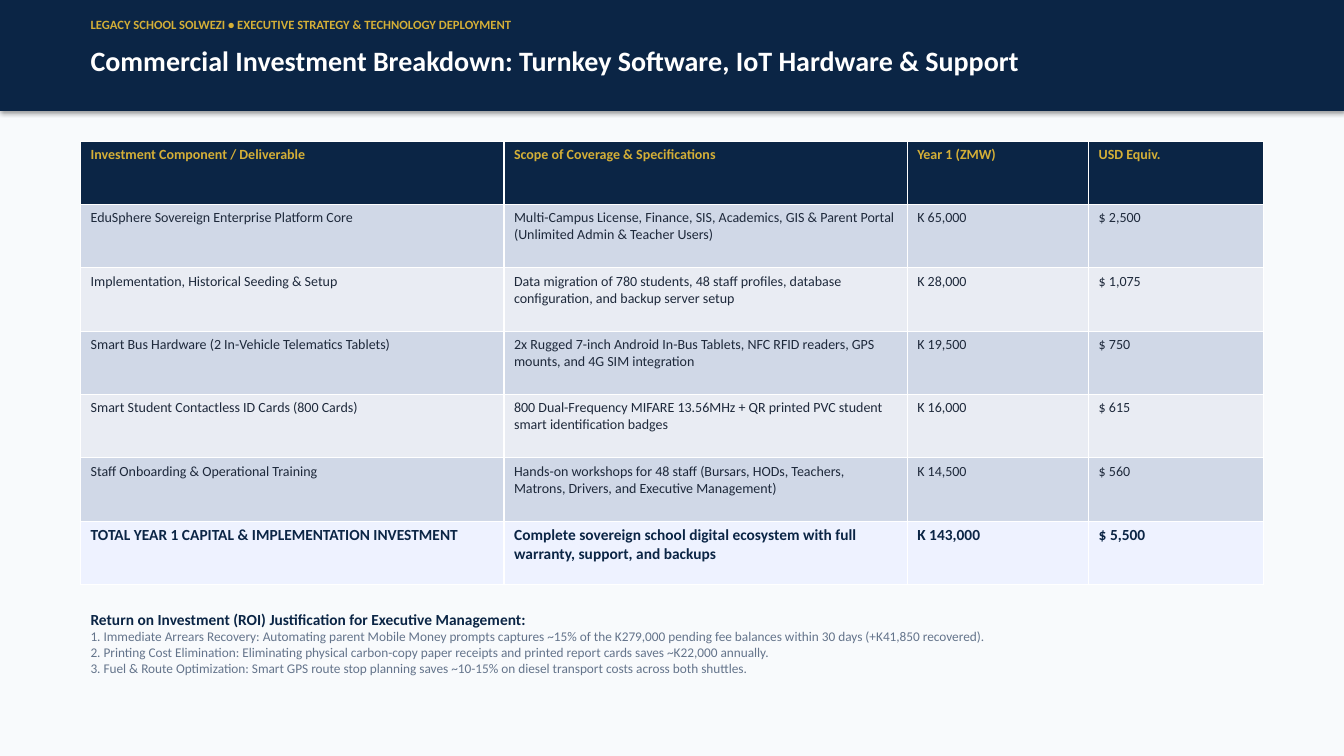
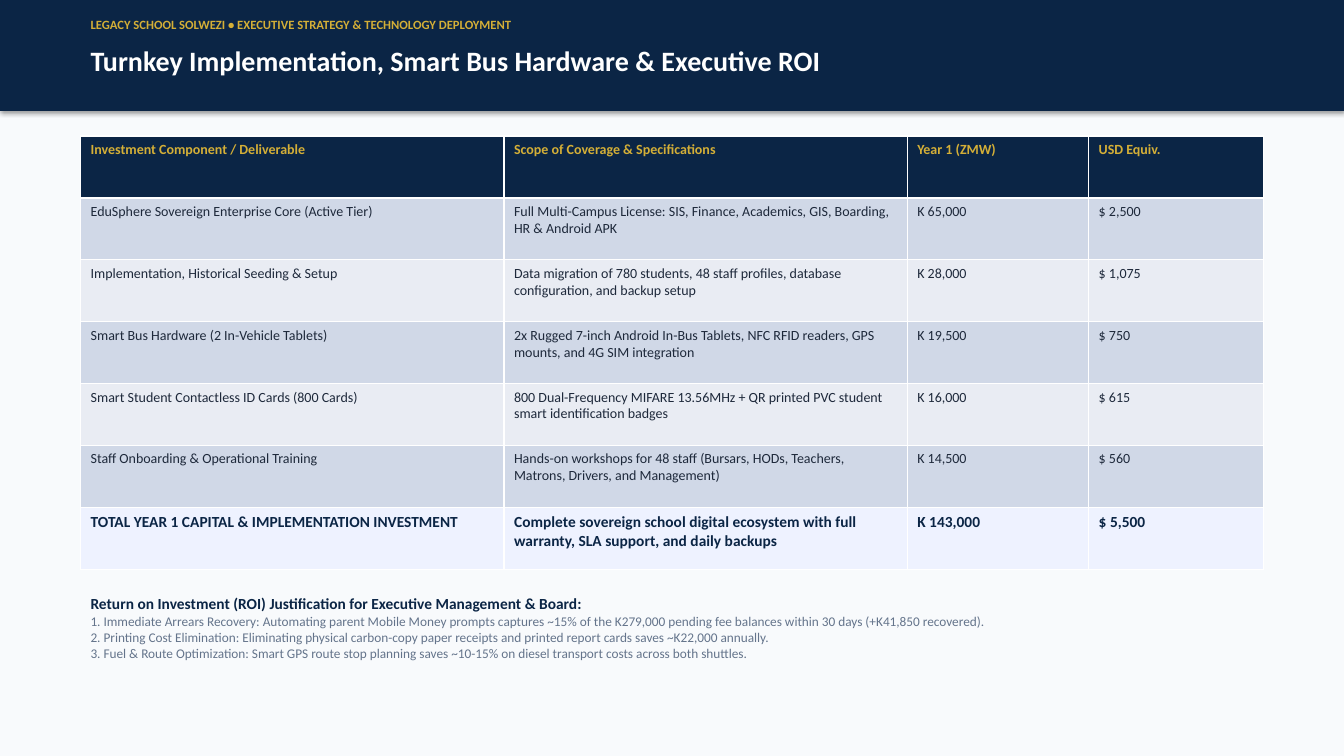
Before and after one commit to LawrenceMukombo/edusphere, a slide deck: slide 14 of Legacy_School_EduSphere_Executive_Presentation.pptx (slide 13 before the commit). Drawn at 1344x756 pixels with LibreOffice and Linux fonts; fonts in the diff are those of the drawing. Boxes give left, top, right and bottom in pixels: in the first picture for what was removed or moved away, otherwise in the second. Text is boxed around its words. In the diff, an @@ line names an element or a change of style, - is before the commit and + after.

Commit message:
feat(licensing): align subscription tiers, features, and pricing with Settings page and embed in 16-slide PowerPoint presentation deck

```diff
--- a/Legacy_School_EduSphere_Executive_Presentation.pptx
+++ b/Legacy_School_EduSphere_Executive_Presentation.pptx
@@ text at [91, 51, 820, 76]: text changed @@
-Commercial Investment Breakdown: Turnkey Software, IoT Hardware & Support
+Turnkey Implementation, Smart Bus Hardware & Executive ROI
@@ table at [81, 136, 1263, 570] @@
-row 2, column 1: EduSphere Sovereign Enterprise Platform Core
+row 2, column 1: EduSphere Sovereign Enterprise Core (Active Tier)
-row 2, column 2: Multi-Campus License, Finance, SIS, Academics, GIS & Parent Portal (Unlimited Admin & Teacher Users)
+row 2, column 2: Full Multi-Campus License: SIS, Finance, Academics, GIS, Boarding, HR & Android APK
-row 3, column 2: Data migration of 780 students, 48 staff profiles, database configuration, and backup server setup
+row 3, column 2: Data migration of 780 students, 48 staff profiles, database configuration, and backup setup
-row 4, column 1: Smart Bus Hardware (2 In-Vehicle Telematics Tablets)
+row 4, column 1: Smart Bus Hardware (2 In-Vehicle Tablets)
-row 6, column 2: Hands-on workshops for 48 staff (Bursars, HODs, Teachers, Matrons, Drivers, and Executive Management)
+row 6, column 2: Hands-on workshops for 48 staff (Bursars, HODs, Teachers, Matrons, Drivers, and Management)
-row 7, column 2: Complete sovereign school digital ecosystem with full warranty, support, and backups
+row 7, column 2: Complete sovereign school digital ecosystem with full warranty, SLA support, and daily backups
@@ table: place and size @@
-table at [81, 141, 1263, 585]
+table at [81, 136, 1263, 570]
@@ text "Return on Investment (ROI) Justification ...": place and size @@
-text "Return on Investment (ROI) Justification ..." at [91, 613, 984, 675]
+text "Return on Investment (ROI) Justification ..." at [91, 597, 984, 660]
@@ text at [91, 597, 581, 612]: text changed @@
-Return on Investment (ROI) Justification for Executive Management:
+Return on Investment (ROI) Justification for Executive Management & Board:
```
Also in this commit, not shown: 1 slide added, 5 other files.
